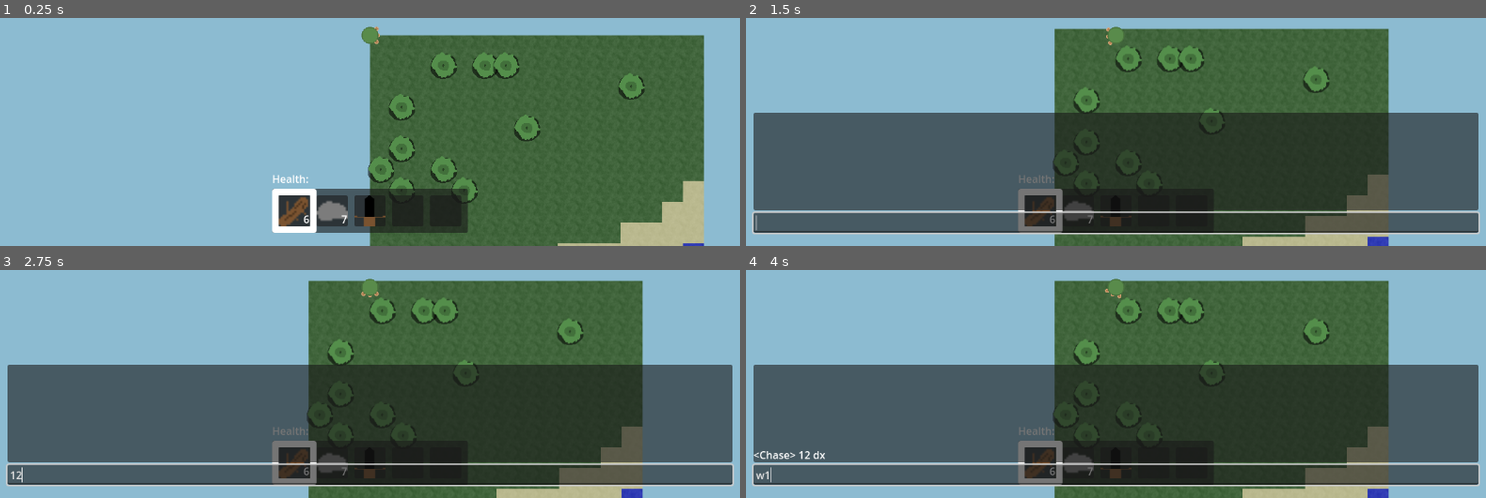
Above: before the commit, frames 1-4 (two rows, left to right).
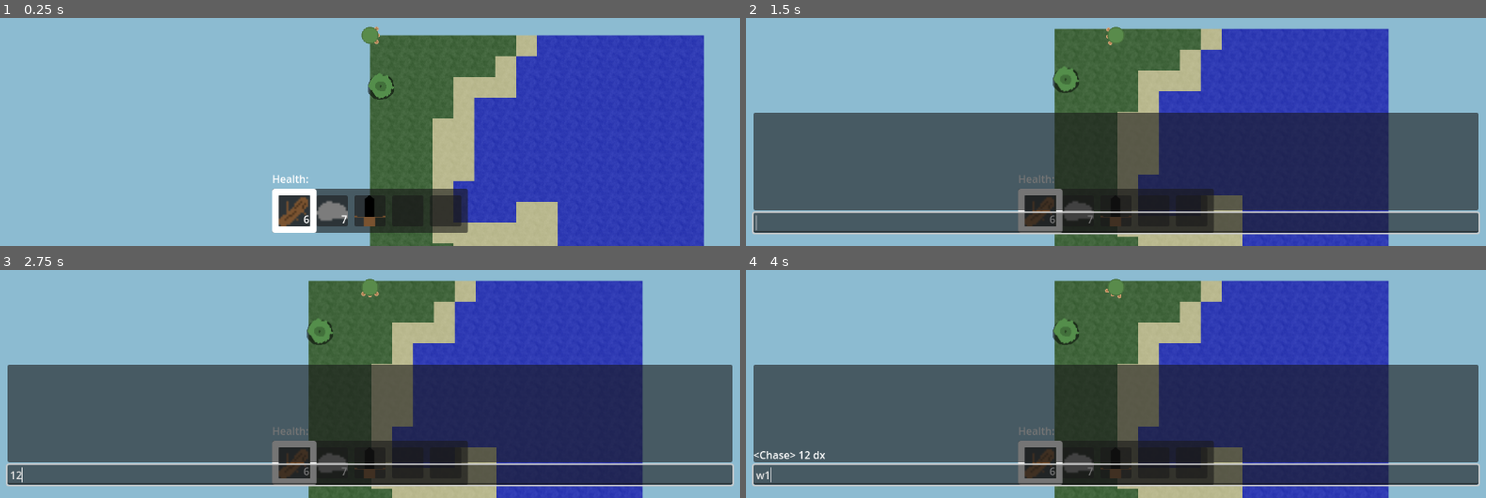
Above: after the commit, the same moments.

Repository: artmouse155/lets_survive
Game: Godot game, scene res://Scenes/WorldTest.tscn
Same seed, same stepped clock (60 frames per second), same inputs: the game is played once before the commit and once after it.
Inputs (mouse positions are in pixels of both pictures, inside the frame that each line leads up to):
- Up to frame 1 (0.25 s): no input
- Up to frame 2 (1.5 s): tap Enter at 0.5 s; press the mouse at (1116, 36) at 0.53 s; hold D (right) 0.53-1.28 s; move the mouse to (968, 56) at 1.27 s; release the mouse at (968, 56) at 1.28 s; hold S (down) from 1.28 s (still down); tap T (chat) at 1.35 s
- Up to frame 3 (2.75 s): release S (down) at 2 s; click (370, 475) at 2.02 s; type "12" at 2.1 s
- Up to frame 4 (4 s): tap Space at 2.75 s; move the mouse to (outside the picture) at 2.77 s; hold D (right) 2.78-3.53 s; tap X (drop) at 2.85 s; tap Enter at 3.5 s; move the mouse to (1079, 372) at 3.52 s; hold W (up) from 3.53 s (still down); tap 1 (select_0) at 3.6 s; click (1079, 372) at 3.67 s

The runs differ from the first frame. In frame 1, 33% of the frame differs, in the area x 49-96%, y 7-100%; in frame 2, 31%; in frame 3, 31%; in frame 4, 31%.

Commit message:
✨(save load) Saving player inventory
- Also added TODO.md
- About to add spawnpoints

Diff:
--- a/Scenes/MainMenu/game_container.tscn
+++ b/Scenes/MainMenu/game_container.tscn
@@ -8,7 +8,7 @@
 [ext_resource type="Script" uid="uid://cvl38fv5heg82" path="res://Scripts/GameUI/chat.gd" id="6_udj4x"]
 [ext_resource type="Script" uid="uid://bog3mmqycxk65" path="res://Scripts/Menu/PauseMenu/pause_menus.gd" id="7_jvhxo"]
 
-[node name="GameContainer" type="Control" node_paths=PackedStringArray("world", "game_ui")]
+[node name="GameContainer" type="Control" node_paths=PackedStringArray("world", "game_ui", "save_button")]
 layout_mode = 3
 anchors_preset = 15
 anchor_right = 1.0
@@ -19,6 +19,7 @@
 script = ExtResource("1_jr5s5")
 world = NodePath("SubViewportContainer/SubViewport/World")
 game_ui = NodePath("GameUI")
+save_button = NodePath("PauseMenus/PauseScreen/PanelContainer/MarginContainer/VBoxContainer/Save")
 metadata/_custom_type_script = "uid://pbgoqkx5pxk1"
 
 [node name="Sky" type="ColorRect" parent="."]
@@ -182,19 +183,23 @@
 text = "Paused"
 horizontal_alignment = 1
 
-[node name="resume" type="Button" parent="PauseMenus/PauseScreen/PanelContainer/MarginContainer/VBoxContainer"]
+[node name="Resume" type="Button" parent="PauseMenus/PauseScreen/PanelContainer/MarginContainer/VBoxContainer"]
 layout_mode = 2
 text = "Resume"
 
-[node name="settings" type="Button" parent="PauseMenus/PauseScreen/PanelContainer/MarginContainer/VBoxContainer"]
+[node name="Save" type="Button" parent="PauseMenus/PauseScreen/PanelContainer/MarginContainer/VBoxContainer"]
+layout_mode = 2
+text = "Save"
+
+[node name="Settings" type="Button" parent="PauseMenus/PauseScreen/PanelContainer/MarginContainer/VBoxContainer"]
 layout_mode = 2
 text = "Settings"
 
-[node name="lan" type="Button" parent="PauseMenus/PauseScreen/PanelContainer/MarginContainer/VBoxContainer"]
+[node name="LAN" type="Button" parent="PauseMenus/PauseScreen/PanelContainer/MarginContainer/VBoxContainer"]
 layout_mode = 2
 text = "Open to LAN"
 
-[node name="return" type="Button" parent="PauseMenus/PauseScreen/PanelContainer/MarginContainer/VBoxContainer"]
+[node name="Return" type="Button" parent="PauseMenus/PauseScreen/PanelContainer/MarginContainer/VBoxContainer"]
 layout_mode = 2
 text = "Return to Menu"
 
@@ -207,7 +212,7 @@
 [connection signal="right_clicked" from="GameUI/SafeZone/InventoryUI" to="GameUI" method="_on_inventory_right_clicked"]
 [connection signal="visibility_changed" from="GameUI/SafeZone/Chat" to="GameUI/SafeZone/Chat" method="_on_visibility_changed"]
 [connection signal="text_submitted" from="GameUI/SafeZone/Chat/VBoxContainer/LineEdit" to="GameUI/SafeZone/Chat" method="_on_line_edit_text_submitted"]
-[connection signal="pressed" from="PauseMenus/PauseScreen/PanelContainer/MarginContainer/VBoxContainer/resume" to="GameUI" method="resume"]
-[connection signal="pressed" from="PauseMenus/PauseScreen/PanelContainer/MarginContainer/VBoxContainer/return" to="." method="return_to_main_menu"]
+[connection signal="pressed" from="PauseMenus/PauseScreen/PanelContainer/MarginContainer/VBoxContainer/Resume" to="GameUI" method="resume"]
+[connection signal="pressed" from="PauseMenus/PauseScreen/PanelContainer/MarginContainer/VBoxContainer/Return" to="." method="return_to_main_menu"]
 
 [editable path="SubViewportContainer/SubViewport/World"]
--- a/Scenes/WorldTest.tscn
+++ b/Scenes/WorldTest.tscn
@@ -1,8 +1,9 @@
-[gd_scene load_steps=4 format=3 uid="uid://dxjdkdkaf7fdy"]
+[gd_scene load_steps=5 format=3 uid="uid://dxjdkdkaf7fdy"]
 
 [ext_resource type="Script" uid="uid://css2hyvtv3ie4" path="res://Scripts/world_test.gd" id="1_r8vti"]
 [ext_resource type="Resource" uid="uid://1u8lqvfn1xfb" path="res://Testing Save Data/test_player.tres" id="2_hkm8i"]
 [ext_resource type="PackedScene" uid="uid://bcnynj6tfm2v3" path="res://Scenes/MainMenu/game_container.tscn" id="2_r8vti"]
+[ext_resource type="Resource" uid="uid://by4ix2cxmgatv" path="res://Testing Save Data/test_world.tres" id="2_yyb55"]
 
 [node name="WorldTest" type="Control"]
 layout_mode = 3
@@ -12,6 +13,7 @@
 grow_horizontal = 2
 grow_vertical = 2
 script = ExtResource("1_r8vti")
+world_save = ExtResource("2_yyb55")
 player_save = ExtResource("2_hkm8i")
 
 [node name="GameContainer" parent="." instance=ExtResource("2_r8vti")]
--- a/Scripts/CustomResource/player_save.gd
+++ b/Scripts/CustomResource/player_save.gd
@@ -17,6 +17,9 @@
 func get_inventory() -> Array[Item]:
 	return _inventory
 
+func set_inventory(i : Array[Item]) -> void:
+	_inventory = i
+
 func _init(player_name : String = "", color : Color = Color.WHITE) -> void:
 	_player_name = player_name
 	_color = color
--- a/Scripts/CustomResource/world_save.gd
+++ b/Scripts/CustomResource/world_save.gd
@@ -2,6 +2,7 @@
 
 @export var _world_name : String = ""
 @export var _world_seed : String = ""
+@export var _spawnpoint : Vector2i = Vector2i.ZERO
 
 var chunks : Dictionary[Vector2i,Chunk]
 
@@ -11,6 +12,9 @@
 func get_world_seed() -> String:
 	return _world_seed
 
+func get_spawnpoint() -> Vector2i:
+	return _spawnpoint
+
 func _init(world_name : String = "", world_seed : String = "") -> void:
 	_world_name = world_name
 	_world_seed = world_seed
--- a/Scripts/Menu/MainMenu/GameContainer.gd
+++ b/Scripts/Menu/MainMenu/GameContainer.gd
@@ -2,6 +2,7 @@
 
 @export var world : World
 @export var game_ui : GameUI
+@export var save_button : Button
 
 func start() -> void:
 	pass
@@ -15,7 +16,14 @@
 	var player_save := SaveLoad.get_player_save(player_name)
 	print("Player Save Path: %s" % player_save.resource_path)
 	var world_data := SaveLoad.get_world_save(world_name)
-	world.start(world_data.get_world_seed(), player_save)
+	if (save_button.pressed.is_connected(save)):
+		save_button.pressed.disconnect(save)
+	save_button.pressed.connect(save.bind(world_name,player_name))
+	world.start(world_data, player_save)
 
-func testLoad(world_seed : String, player_save : PlayerSave) -> void:
-	world.start(world_seed, player_save)
+func testLoad(world_save : WorldSave, player_save : PlayerSave) -> void:
+	world.start(world_save, player_save)
+
+func save(world_name : String, player_name : String) -> void:
+	SaveLoad.save_player(player_name, world.get_updated_self_save())
+	print("Saved %s and %s!" % [world_name, player_name])
--- a/Scripts/Static/save_load.gd
+++ b/Scripts/Static/save_load.gd
@@ -50,8 +50,13 @@
 	var newSave := WorldSave.new(world_name, world_seed)
 	_save_res(WORLD_SUB_DIR, newSave, "%s%s" % [world_name, SAVE_SUFFIX])
 
+static func save_player(player_name : String, player_save : PlayerSave) -> void:
+	_save_res(PLAYER_SUB_DIR, player_save, "%s%s" % [player_name, SAVE_SUFFIX])
+
+static func save_world(world_name : String, world_save : WorldSave) -> void:
+	_save_res(WORLD_SUB_DIR, world_save, "%s%s" % [world_name, SAVE_SUFFIX])
+
 ## __________________________________________________________
-
 
 static func get_file_count(sub_dir : String) -> int:
 	return len(get_filename_list(sub_dir))
--- a/Scripts/World/EntityModel/player_entity.gd
+++ b/Scripts/World/EntityModel/player_entity.gd
@@ -113,3 +113,9 @@
 
 func set_color(color : Color):
 	body.self_modulate = color
+
+func export_save(old_save: PlayerSave) -> PlayerSave:
+	var export := PlayerSave.new(old_save.get_player_name(),old_save.get_color())
+	export.set_inventory(_inventory)
+	#TODO: Set player level
+	return export
--- a/Scripts/World/entity_spawner.gd
+++ b/Scripts/World/entity_spawner.gd
@@ -10,6 +10,12 @@
 const PLAYER_PACKED : PackedScene = preload("uid://bfwu7kuh082tc")
 @export var self_brain : SelfBrain
 
+var _spawnpoint := Vector2i.ZERO
+var get_updated_self_save : Callable
+
+func set_spawnpoint(pos : Vector2i) -> void:
+	_spawnpoint = pos
+
 func on_world_item_dropped(sender : Node2D, item : Item, cooldown : float = 0) -> void:
 	var world_item : WorldItem = WorldItem.from(item)
 	world_item.position = sender.global_position
@@ -18,11 +24,13 @@
 
 func spawn_player(player_save : PlayerSave, is_self : bool) -> void:
 	var player : PlayerEntity = PLAYER_PACKED.instantiate()
+	player.position = World.tile_to_world(_spawnpoint)
 	player.set_inventory(player_save.get_inventory())
 	player.set_color(player_save.get_color())
 	player.world_item_dropped.connect(on_world_item_dropped)
 	SignalPipe.pipe(player.position_updated,player_position_updated)
 	if is_self:
+		get_updated_self_save = player.export_save.bind(player_save)
 		player.add_child(Camera2D.new())
 		player.brain = self_brain
 		SignalPipe.pipe(player.selected_index_updated,self_selected_index_updated)
--- a/Scripts/World/world.gd
+++ b/Scripts/World/world.gd
@@ -9,11 +9,23 @@
 @export var game_ui : GameUI
 
 
-func start(world_seed : String, player_save : PlayerSave) -> void:
-	chunk_loader.start(world_seed)
+func start(world_save : WorldSave, player_save : PlayerSave) -> void:
+	chunk_loader.start(world_save.get_world_seed())
+	entity_spawner.set_spawnpoint(world_save.get_spawnpoint())
 	entity_spawner.spawn_player(player_save,true)
 
 
 func clear() -> void:
 	entity_spawner.clear()
 	chunk_loader.clear()
+
+func get_updated_self_save() -> PlayerSave:
+	return entity_spawner.get_updated_self_save.call()
+
+## Returns the tile directly underneath the given world position.
+static func world_to_tile(pos : Vector2) -> Vector2i:
+	return Vector2i.ZERO
+
+## Returns the center pixel position of a tile at the given indicies.
+static func tile_to_world(tile : Vector2i) -> Vector2:
+	return Vector2.ZERO
--- a/Scripts/world_test.gd
+++ b/Scripts/world_test.gd
@@ -1,10 +1,11 @@
 extends Control
 
+@export var world_save : WorldSave
 @export var player_save : PlayerSave
 
 # Called when the node enters the scene tree for the first time.
 func _ready() -> void:
-	$GameContainer.testLoad("waterplz", player_save)
+	$GameContainer.testLoad(world_save, player_save)
 
 func _exit(_menu: MainMenus.MENUS) -> void:
 	get_tree().quit()
--- /dev/null
+++ b/Testing Save Data/test_world.tres
@@ -0,0 +1,8 @@
+[gd_resource type="Resource" script_class="WorldSave" load_steps=2 format=3 uid="uid://by4ix2cxmgatv"]
+
+[ext_resource type="Script" uid="uid://w7gg55lbr2nk" path="res://Scripts/CustomResource/world_save.gd" id="1_olxol"]
+
+[resource]
+resource_name = "Test World"
+script = ExtResource("1_olxol")
+metadata/_custom_type_script = "uid://w7gg55lbr2nk"
Not shown, added: TODO.md
